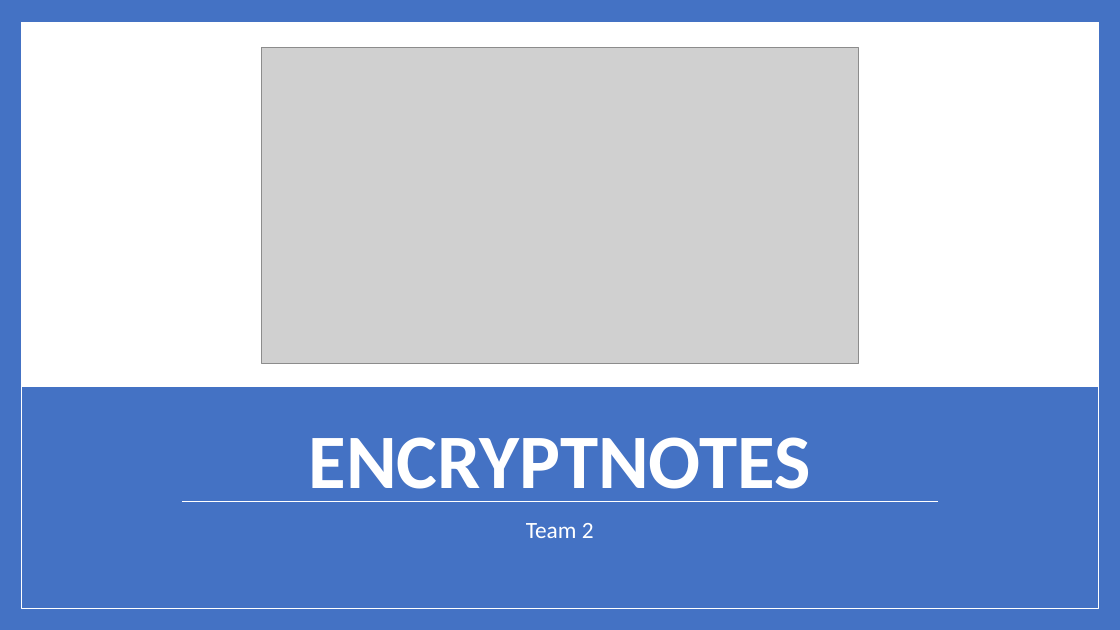
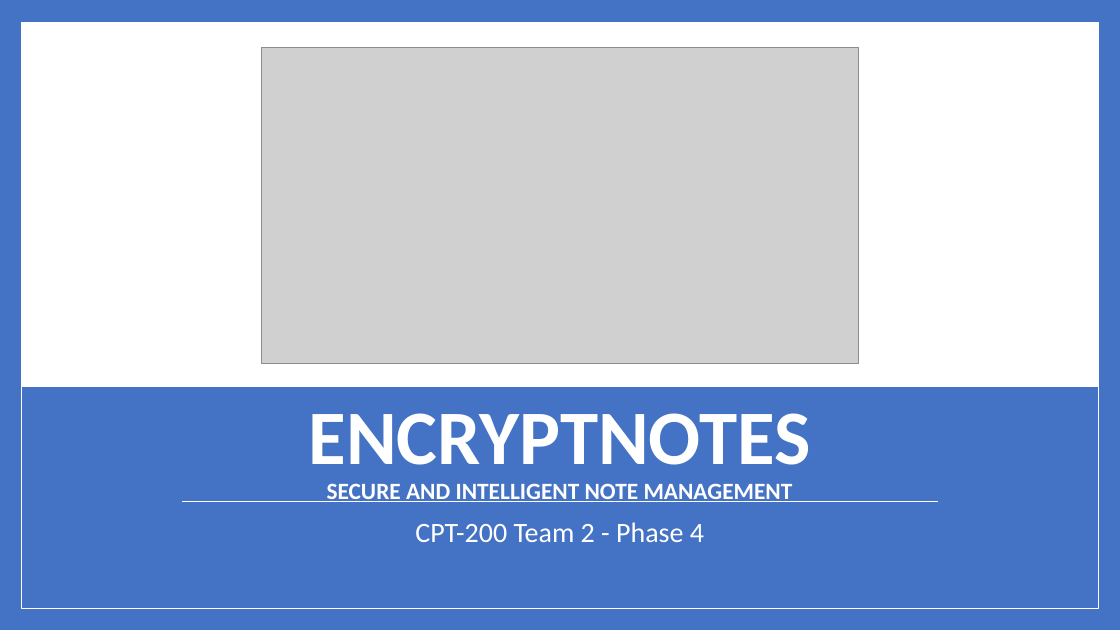
Before and after one commit to Dwaddle26/EncryptNotes, a slide deck: slide 1 of Phase 4 Documentation/Team_2_Presentation_4.pptx. Drawn at 1120x630 pixels with LibreOffice and Linux fonts; fonts in the diff are those of the drawing; grey boxes stand for pictures. Boxes give left, top, right and bottom in pixels: in the first picture for what was removed or moved away, otherwise in the second. Text is boxed around its words. In the diff, an @@ line names an element or a change of style, - is before the commit and + after.

```diff
--- a/Phase 4 Documentation/Team_2_Presentation_4.pptx
+++ b/Phase 4 Documentation/Team_2_Presentation_4.pptx
@@ title at bbox=[309, 413, 811, 502]: text changed; size 66 to 20 pt @@
-ENCRYPTNOTES
+ENCRYPTNOTES
+SECURE AND INTELLIGENT NOTE MANAGEMENT
@@ subtitle at bbox=[415, 522, 704, 542]: text changed; size 20 to 24 pt @@
-Team 2
+CPT-200 Team 2 - Phase 4
```
Also in this commit, not shown: 6 other slides changed, 4 slides added, 3 slides removed, 1 other file.
